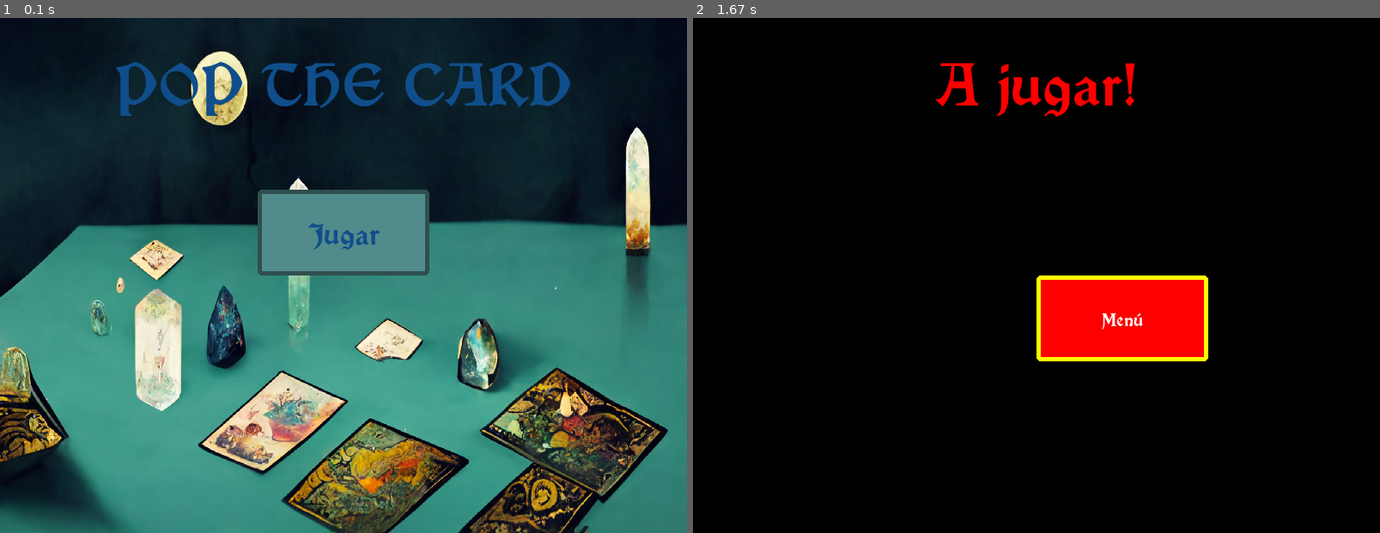
Above: before the commit, frames 1-2 (left to right).
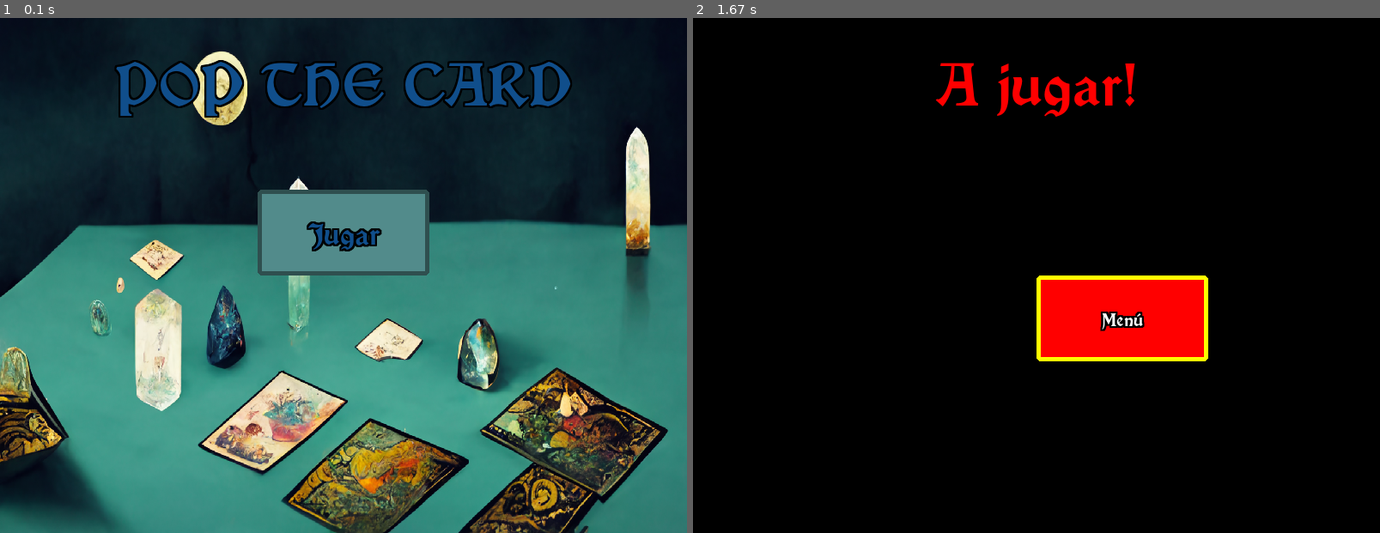
Above: after the commit, the same moments.

Repository: juliancz-a/SP_GRUPO_5_Pygame
Game: pygame game, started from code/class_game.py
Two runs of this game, one before a commit and one after it. Both use one fixed random seed, a clock stepped at 60 frames per second and the inputs below.
Inputs (mouse positions are in pixels of both pictures, inside the frame that each line leads up to):
- Up to frame 1 (0.1 s): no input
- Up to frame 2 (1.67 s): click "Jugar" at 0.38 s; click (1105, 311) at 0.72 s; click "Jugar" at 1.05 s

The runs differ from the first frame. In frame 1, 1.7% of the frame differs, in the area x 16-84%, y 8-46%; in frame 2, 0.1%.

Commit message:
class_box border_text

Diff:
--- a/code/class_box.py
+++ b/code/class_box.py
@@ -95,6 +95,8 @@
 
         text_surface = fuente.render(text, True, text_color)
 
+        border_thickness = 2
+        border_color = "gray0"
 
         #Obtener coordenadas del centro de la caja, y asignarselas al texto en formato rect
         width_center = self.dimensiones[0] / 2
@@ -103,6 +105,14 @@
         text_rect = text_surface.get_rect()
         text_rect.center = (x + width_center, y + height_center)
 
+        for dx in range(-border_thickness, border_thickness + 1):
+            for dy in range(-border_thickness, border_thickness + 1):
+                # No renderizar en la posición central (evitar duplicar el texto original)
+                if dx != 0 or dy != 0:
+                    offset_rect = text_rect.copy()
+                    offset_rect.move_ip(dx, dy)
+                    surface.blit(fuente.render(text, True, border_color), offset_rect)
+
         surface.blit(text_surface, text_rect)
 
     def set_image ():
